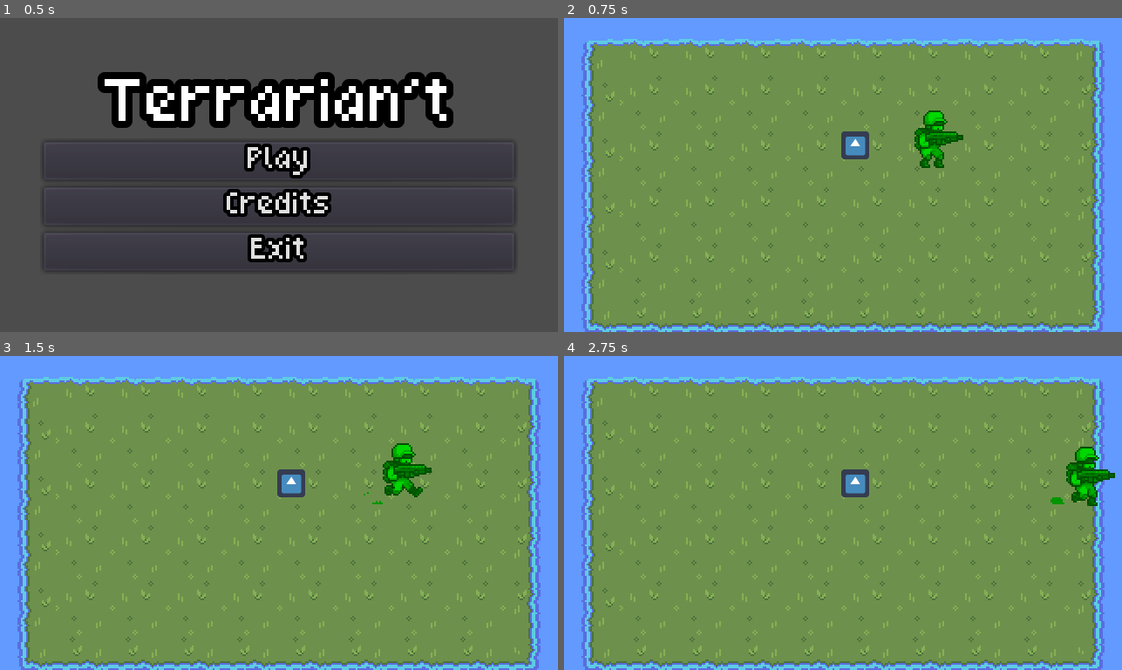
Above: before the commit, frames 1-4 (two rows, left to right).
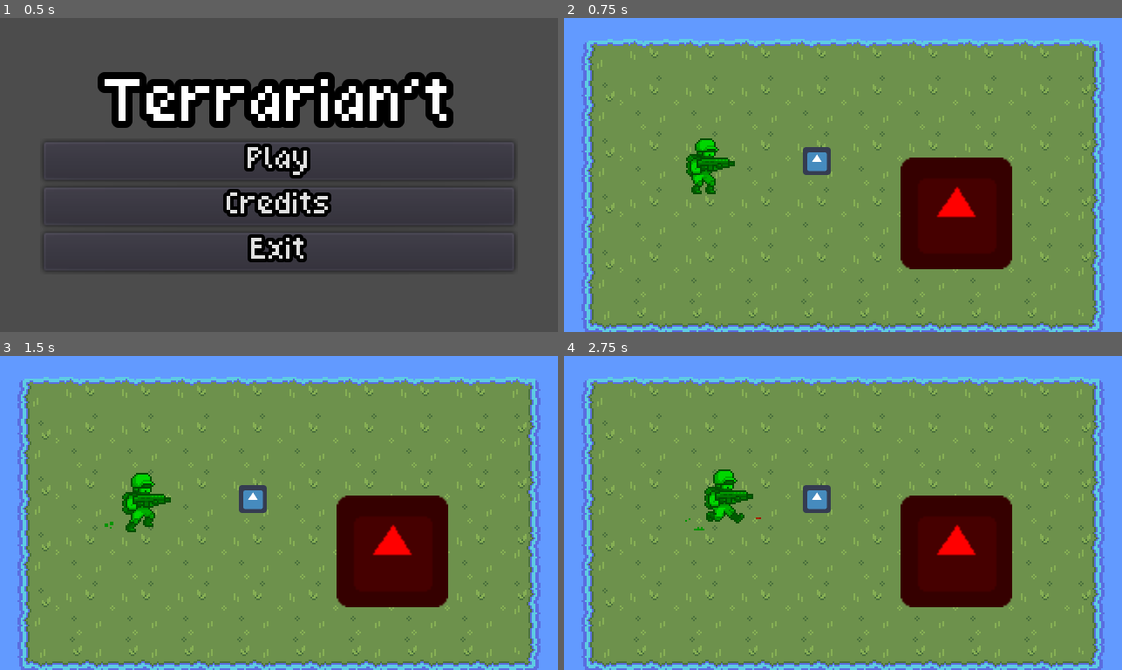
Above: after the commit, the same moments.

Repository: elixs/Terrarian-t
Game: Godot game, scene res://scenes/ui/main_menu.tscn
Same seed, same stepped clock (60 frames per second), same inputs: the game is played once before the commit and once after it. The engine's default icon, where the game draws it, is replaced by a stand-in: a white triangle on a blue panel in a dark square.
Inputs (mouse positions are in pixels of both pictures, inside the frame that each line leads up to):
- Up to frame 1 (0.5 s): no input
- Up to frame 2 (0.75 s): click "Play" at 0.5 s
- Up to frame 3 (1.5 s): move the mouse to (401, 497) at 1.27 s; hold D (move_right) from 1.28 s (still down); click (401, 497) at 1.35 s
- Up to frame 4 (2.75 s): keep holding D (move_right); tap Space (jump) at 1.52, 2.27 s; move the mouse to (731, 528) at 2.02 s; click (731, 528) at 2.1 s

Frame 1 is identical in both runs. In frame 2, 9.5% of the frame differs, in the area x 21-81%, y 29-80%; in frame 3, 9.7%; in frame 4, 9.8%, in the area x 21-99%, y 28-80%.

Commit message:
added bullet and time scale level 01

Diff:
--- a/project.godot
+++ b/project.godot
@@ -84,6 +84,12 @@
  ]
 }
 
+[layer_names]
+
+2d_physics/layer_1="world"
+2d_physics/layer_2="player"
+2d_physics/layer_3="enemy"
+
 [physics]
 
 common/enable_pause_aware_picking=true
--- /dev/null
+++ b/scenes/bullet.gd
@@ -0,0 +1,16 @@
+extends Area2D
+
+var SPEED = 200
+
+
+func _ready():
+	connect("body_entered", self, "_on_body_entered")
+
+func _physics_process(delta):
+	position += SPEED * transform.x * delta
+
+func _on_body_entered(body: Node):
+#	body.is_in_group("enemy")
+	if body.has_method("take_damage"):
+		body.take_damage()
+	queue_free()
--- /dev/null
+++ b/scenes/bullet.tscn
@@ -0,0 +1,21 @@
+[gd_scene load_steps=4 format=2]
+
+[ext_resource path="res://assets/TeamGunner_By_SecretHideout_060519/EXTRAS/SpongeBullet.png" type="Texture" id=1]
+[ext_resource path="res://scenes/bullet.gd" type="Script" id=2]
+
+[sub_resource type="CapsuleShape2D" id=1]
+radius = 1.0
+height = 2.0
+
+[node name="Bullet" type="Area2D"]
+collision_layer = 4
+collision_mask = 5
+script = ExtResource( 2 )
+
+[node name="CollisionShape2D" type="CollisionShape2D" parent="."]
+rotation = 1.5708
+shape = SubResource( 1 )
+
+[node name="Sprite" type="Sprite" parent="."]
+modulate = Color( 0.647059, 0.164706, 0.164706, 1 )
+texture = ExtResource( 1 )
--- a/scenes/kevin.gd
+++ b/scenes/kevin.gd
@@ -1,6 +1,7 @@
 extends KinematicBody2D
 
-
+#var Bullet = preload("res://scenes/bullet.tscn")
+export(PackedScene) var Bullet
 
 var velocity = Vector2()
 
@@ -14,6 +15,7 @@
 onready var anim_tree = $AnimationTree
 onready var playback = anim_tree.get("parameters/playback")
 onready var fire_sfx = $FireSFX
+onready var bullet_spawn = $Pivot/BulletSpawn
 
 func _ready():
 	anim_tree.active = true
@@ -37,8 +39,8 @@
 #		velocity.y = -JUMP_SPEED
 
 
-	if Input.is_action_just_pressed("fire"):\
-		fire_sfx.play()
+	if Input.is_action_just_pressed("fire"):
+		_fire()
 
 	# Animations
 
@@ -57,3 +59,11 @@
 #			playback.travel("jump")
 #		else:
 #			playback.travel("fall")
+
+func _fire():
+	fire_sfx.play()
+	var bullet = Bullet.instance()
+	get_parent().add_child(bullet)
+	bullet.global_position = bullet_spawn.global_position
+	if pivot.scale.x == -1:
+		bullet.rotation = PI
--- a/scenes/kevin.tscn
+++ b/scenes/kevin.tscn
@@ -6,6 +6,7 @@
 [ext_resource path="res://assets/TeamGunner_By_SecretHideout_060519/CHARACTER_SPRITES/Green/Gunner_Green_Crouch.png" type="Texture" id=4]
 [ext_resource path="res://assets/TeamGunner_By_SecretHideout_060519/CHARACTER_SPRITES/Green/Gunner_Green_Jump.png" type="Texture" id=5]
 [ext_resource path="res://assets/sfx/laser.mp3" type="AudioStream" id=6]
+[ext_resource path="res://scenes/bullet.tscn" type="PackedScene" id=7]
 
 [sub_resource type="CircleShape2D" id=29]
 radius = 6.0
@@ -392,7 +393,10 @@
 [sub_resource type="AnimationNodeStateMachinePlayback" id=10]
 
 [node name="Kevin" type="KinematicBody2D"]
+collision_layer = 2
+collision_mask = 2
 script = ExtResource( 2 )
+Bullet = ExtResource( 7 )
 
 [node name="Pivot" type="Node2D" parent="."]
 
@@ -401,6 +405,9 @@
 position = Vector2( 2, -9 )
 texture = ExtResource( 1 )
 hframes = 5
+
+[node name="BulletSpawn" type="Position2D" parent="Pivot"]
+position = Vector2( 4, -2 )
 
 [node name="CollisionShape2D" type="CollisionShape2D" parent="."]
 shape = SubResource( 29 )
--- /dev/null
+++ b/scenes/lebin.gd
@@ -0,0 +1,5 @@
+extends KinematicBody2D
+
+
+func take_damage():
+	print("oh no!")
--- /dev/null
+++ b/scenes/lebin.tscn
@@ -0,0 +1,19 @@
+[gd_scene load_steps=4 format=2]
+
+[ext_resource path="res://icon.png" type="Texture" id=1]
+[ext_resource path="res://scenes/lebin.gd" type="Script" id=2]
+
+[sub_resource type="RectangleShape2D" id=1]
+extents = Vector2( 32, 32 )
+
+[node name="Lebin" type="KinematicBody2D" groups=["enemy"]]
+collision_layer = 5
+collision_mask = 5
+script = ExtResource( 2 )
+
+[node name="Sprite" type="Sprite" parent="."]
+modulate = Color( 1, 0, 0, 1 )
+texture = ExtResource( 1 )
+
+[node name="CollisionShape2D" type="CollisionShape2D" parent="."]
+shape = SubResource( 1 )
--- /dev/null
+++ b/scenes/level_01.gd
@@ -0,0 +1,5 @@
+extends Node2D
+
+
+func _ready():
+	Engine.time_scale = 0.1
--- a/scenes/level_01.tscn
+++ b/scenes/level_01.tscn
@@ -1,11 +1,11 @@
-[gd_scene load_steps=21 format=2]
+[gd_scene load_steps=25 format=2]
 
 [ext_resource path="res://assets/tilesets/RPG Nature Tileset Autumn.png" type="Texture" id=1]
 [ext_resource path="res://scenes/kevin.tscn" type="PackedScene" id=2]
 [ext_resource path="res://icon.png" type="Texture" id=3]
-
-[sub_resource type="ConvexPolygonShape2D" id=2]
-points = PoolVector2Array( 0, 32, 0, 0, 32, 0, 32, 16, 16, 16, 16, 32, 0, 32 )
+[ext_resource path="res://scenes/bullet.tscn" type="PackedScene" id=4]
+[ext_resource path="res://scenes/lebin.tscn" type="PackedScene" id=5]
+[ext_resource path="res://scenes/level_01.gd" type="Script" id=6]
 
 [sub_resource type="ConvexPolygonShape2D" id=3]
 points = PoolVector2Array( 32, 16, 0, 16, 0, 0, 32, 0 )
@@ -51,6 +51,9 @@
 
 [sub_resource type="ConvexPolygonShape2D" id=17]
 points = PoolVector2Array( 32, 32, 16, 32, 16, 16, 32, 16 )
+
+[sub_resource type="ConvexPolygonShape2D" id=18]
+points = PoolVector2Array( 0, 0, 32, 0, 32, 16, 16, 16, 16, 32, 0, 32 )
 
 [sub_resource type="TileSet" id=1]
 2/name = "RPG Nature Tileset Autumn.png 2"
@@ -72,109 +75,113 @@
 2/navigation_offset = Vector2( 0, 0 )
 2/shape_offset = Vector2( 0, 0 )
 2/shape_transform = Transform2D( 1, 0, 0, 1, 0, 0 )
-2/shape = SubResource( 2 )
+2/shape = SubResource( 3 )
 2/shape_one_way = false
 2/shape_one_way_margin = 1.0
 2/shapes = [ {
+"autotile_coord": Vector2( 1, 0 ),
+"one_way": false,
+"one_way_margin": 1.0,
+"shape": SubResource( 3 ),
+"shape_transform": Transform2D( 1, 0, 0, 1, 0, 0 )
+}, {
+"autotile_coord": Vector2( 2, 1 ),
+"one_way": false,
+"one_way_margin": 1.0,
+"shape": SubResource( 4 ),
+"shape_transform": Transform2D( 1, 0, 0, 1, 0, 0 )
+}, {
+"autotile_coord": Vector2( 1, 2 ),
+"one_way": false,
+"one_way_margin": 1.0,
+"shape": SubResource( 5 ),
+"shape_transform": Transform2D( 1, 0, 0, 1, 0, 0 )
+}, {
+"autotile_coord": Vector2( 0, 1 ),
+"one_way": false,
+"one_way_margin": 1.0,
+"shape": SubResource( 6 ),
+"shape_transform": Transform2D( 1, 0, 0, 1, 0, 0 )
+}, {
+"autotile_coord": Vector2( 0, 2 ),
+"one_way": false,
+"one_way_margin": 1.0,
+"shape": SubResource( 7 ),
+"shape_transform": Transform2D( 1, 0, 0, 1, 0, 0 )
+}, {
+"autotile_coord": Vector2( 2, 0 ),
+"one_way": false,
+"one_way_margin": 1.0,
+"shape": SubResource( 8 ),
+"shape_transform": Transform2D( 1, 0, 0, 1, 0, 0 )
+}, {
+"autotile_coord": Vector2( 2, 2 ),
+"one_way": false,
+"one_way_margin": 1.0,
+"shape": SubResource( 9 ),
+"shape_transform": Transform2D( 1, 0, 0, 1, 0, 0 )
+}, {
+"autotile_coord": Vector2( 3, 0 ),
+"one_way": false,
+"one_way_margin": 1.0,
+"shape": SubResource( 10 ),
+"shape_transform": Transform2D( 1, 0, 0, 1, 0, 0 )
+}, {
+"autotile_coord": Vector2( 4, 0 ),
+"one_way": false,
+"one_way_margin": 1.0,
+"shape": SubResource( 11 ),
+"shape_transform": Transform2D( 1, 0, 0, 1, 0, 0 )
+}, {
+"autotile_coord": Vector2( 3, 1 ),
+"one_way": false,
+"one_way_margin": 1.0,
+"shape": SubResource( 12 ),
+"shape_transform": Transform2D( 1, 0, 0, 1, 0, 0 )
+}, {
+"autotile_coord": Vector2( 4, 1 ),
+"one_way": false,
+"one_way_margin": 1.0,
+"shape": SubResource( 13 ),
+"shape_transform": Transform2D( 1, 0, 0, 1, 0, 0 )
+}, {
+"autotile_coord": Vector2( 3, 2 ),
+"one_way": false,
+"one_way_margin": 1.0,
+"shape": SubResource( 14 ),
+"shape_transform": Transform2D( 1, 0, 0, 1, 0, 0 )
+}, {
+"autotile_coord": Vector2( 3, 2 ),
+"one_way": false,
+"one_way_margin": 1.0,
+"shape": SubResource( 15 ),
+"shape_transform": Transform2D( 1, 0, 0, 1, 0, 0 )
+}, {
+"autotile_coord": Vector2( 4, 2 ),
+"one_way": false,
+"one_way_margin": 1.0,
+"shape": SubResource( 16 ),
+"shape_transform": Transform2D( 1, 0, 0, 1, 0, 0 )
+}, {
+"autotile_coord": Vector2( 4, 2 ),
+"one_way": false,
+"one_way_margin": 1.0,
+"shape": SubResource( 17 ),
+"shape_transform": Transform2D( 1, 0, 0, 1, 0, 0 )
+}, {
 "autotile_coord": Vector2( 0, 0 ),
 "one_way": false,
 "one_way_margin": 1.0,
-"shape": SubResource( 2 ),
-"shape_transform": Transform2D( 1, 0, 0, 1, 0, 0 )
-}, {
-"autotile_coord": Vector2( 1, 0 ),
-"one_way": false,
-"one_way_margin": 1.0,
-"shape": SubResource( 3 ),
-"shape_transform": Transform2D( 1, 0, 0, 1, 0, 0 )
-}, {
-"autotile_coord": Vector2( 2, 1 ),
-"one_way": false,
-"one_way_margin": 1.0,
-"shape": SubResource( 4 ),
-"shape_transform": Transform2D( 1, 0, 0, 1, 0, 0 )
-}, {
-"autotile_coord": Vector2( 1, 2 ),
-"one_way": false,
-"one_way_margin": 1.0,
-"shape": SubResource( 5 ),
-"shape_transform": Transform2D( 1, 0, 0, 1, 0, 0 )
-}, {
-"autotile_coord": Vector2( 0, 1 ),
-"one_way": false,
-"one_way_margin": 1.0,
-"shape": SubResource( 6 ),
-"shape_transform": Transform2D( 1, 0, 0, 1, 0, 0 )
-}, {
-"autotile_coord": Vector2( 0, 2 ),
-"one_way": false,
-"one_way_margin": 1.0,
-"shape": SubResource( 7 ),
-"shape_transform": Transform2D( 1, 0, 0, 1, 0, 0 )
-}, {
-"autotile_coord": Vector2( 2, 0 ),
-"one_way": false,
-"one_way_margin": 1.0,
-"shape": SubResource( 8 ),
-"shape_transform": Transform2D( 1, 0, 0, 1, 0, 0 )
-}, {
-"autotile_coord": Vector2( 2, 2 ),
-"one_way": false,
-"one_way_margin": 1.0,
-"shape": SubResource( 9 ),
-"shape_transform": Transform2D( 1, 0, 0, 1, 0, 0 )
-}, {
-"autotile_coord": Vector2( 3, 0 ),
-"one_way": false,
-"one_way_margin": 1.0,
-"shape": SubResource( 10 ),
-"shape_transform": Transform2D( 1, 0, 0, 1, 0, 0 )
-}, {
-"autotile_coord": Vector2( 4, 0 ),
-"one_way": false,
-"one_way_margin": 1.0,
-"shape": SubResource( 11 ),
-"shape_transform": Transform2D( 1, 0, 0, 1, 0, 0 )
-}, {
-"autotile_coord": Vector2( 3, 1 ),
-"one_way": false,
-"one_way_margin": 1.0,
-"shape": SubResource( 12 ),
-"shape_transform": Transform2D( 1, 0, 0, 1, 0, 0 )
-}, {
-"autotile_coord": Vector2( 4, 1 ),
-"one_way": false,
-"one_way_margin": 1.0,
-"shape": SubResource( 13 ),
-"shape_transform": Transform2D( 1, 0, 0, 1, 0, 0 )
-}, {
-"autotile_coord": Vector2( 3, 2 ),
-"one_way": false,
-"one_way_margin": 1.0,
-"shape": SubResource( 14 ),
-"shape_transform": Transform2D( 1, 0, 0, 1, 0, 0 )
-}, {
-"autotile_coord": Vector2( 3, 2 ),
-"one_way": false,
-"one_way_margin": 1.0,
-"shape": SubResource( 15 ),
-"shape_transform": Transform2D( 1, 0, 0, 1, 0, 0 )
-}, {
-"autotile_coord": Vector2( 4, 2 ),
-"one_way": false,
-"one_way_margin": 1.0,
-"shape": SubResource( 16 ),
-"shape_transform": Transform2D( 1, 0, 0, 1, 0, 0 )
-}, {
-"autotile_coord": Vector2( 4, 2 ),
-"one_way": false,
-"one_way_margin": 1.0,
-"shape": SubResource( 17 ),
+"shape": SubResource( 18 ),
 "shape_transform": Transform2D( 1, 0, 0, 1, 0, 0 )
 } ]
 2/z_index = 0
 
+[sub_resource type="RectangleShape2D" id=19]
+extents = Vector2( 8, 8 )
+
 [node name="Level01" type="Node2D"]
+script = ExtResource( 6 )
 
 [node name="TileMap" type="TileMap" parent="."]
 tile_set = SubResource( 1 )
@@ -184,10 +191,30 @@
 
 [node name="YSort" type="YSort" parent="."]
 
-[node name="Icon" type="Sprite" parent="YSort"]
-position = Vector2( 167, 73 )
+[node name="Kevin2" parent="YSort" instance=ExtResource( 2 )]
+position = Vector2( 80, 95 )
+
+[node name="Lebin" parent="YSort" instance=ExtResource( 5 )]
+position = Vector2( 225, 112 )
+
+[node name="StaticBody2D" type="StaticBody2D" parent="YSort"]
+position = Vector2( 145, 82 )
+__meta__ = {
+"_edit_group_": true
+}
+
+[node name="CollisionShape2D" type="CollisionShape2D" parent="YSort/StaticBody2D"]
+shape = SubResource( 19 )
+
+[node name="Icon" type="Sprite" parent="YSort/StaticBody2D"]
 scale = Vector2( 0.25, 0.25 )
 texture = ExtResource( 3 )
 
-[node name="Kevin2" parent="YSort" instance=ExtResource( 2 )]
-position = Vector2( 211, 80 )
+[node name="Bullet" parent="." instance=ExtResource( 4 )]
+position = Vector2( 19, 12 )
+rotation = 0.320196
+
+[node name="Sprite" parent="Bullet" index="1"]
+scale = Vector2( 10, 10 )
+
+[editable path="Bullet"]
Not shown: 1 places in scenes/kevin.tscn that only renumber resources
